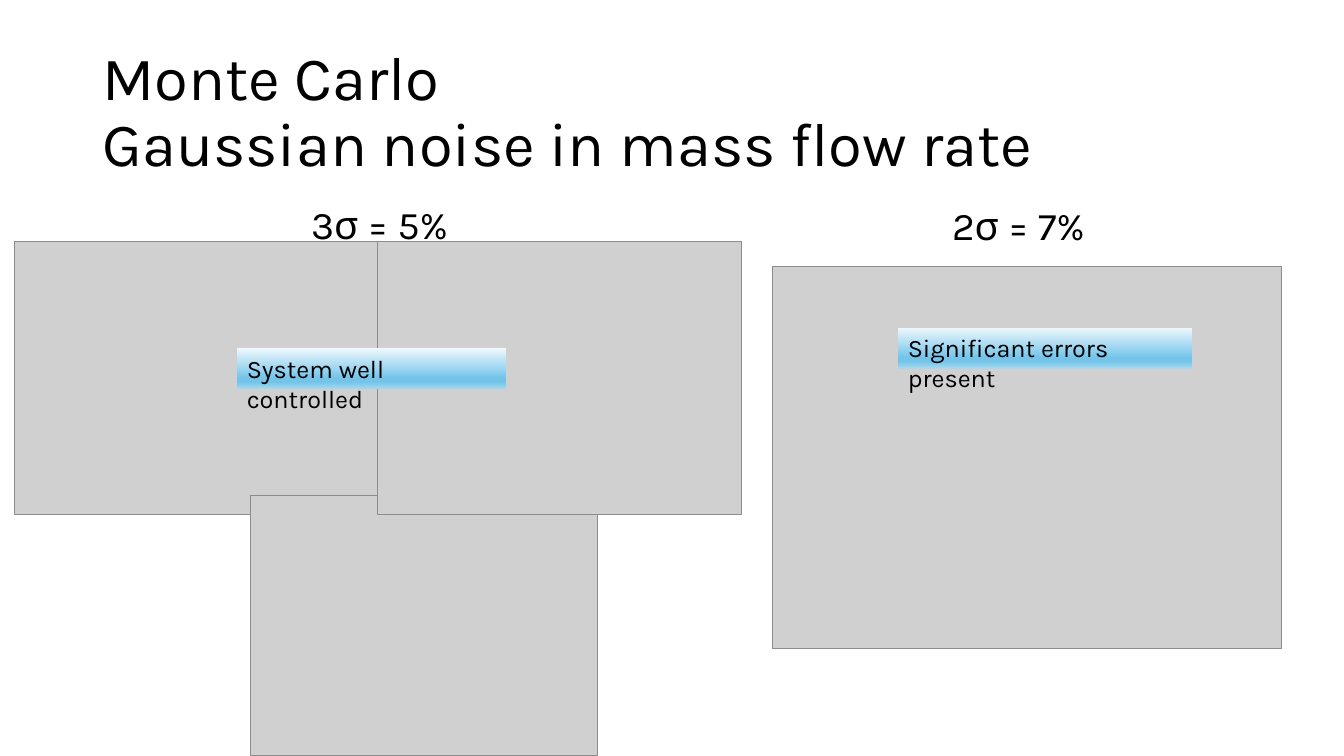
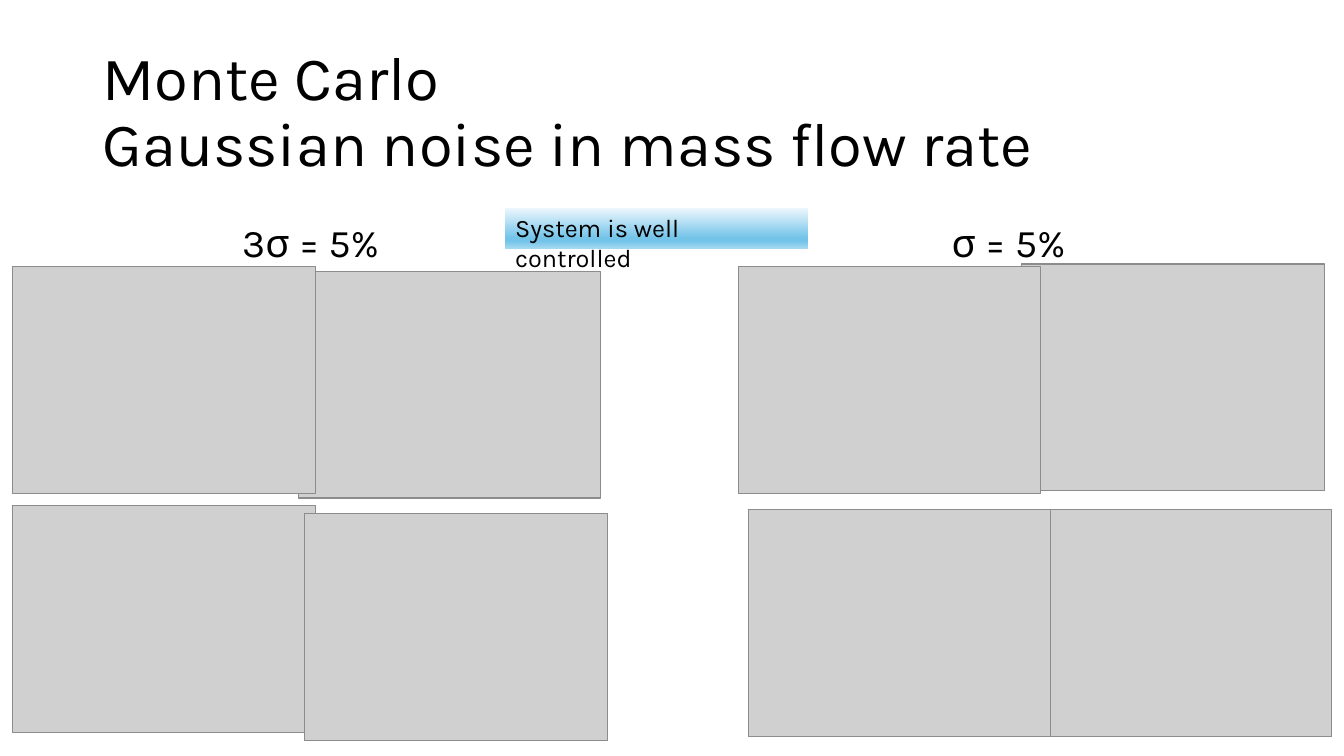
Before and after one commit to aeroNJneer/asen6015, a slide deck: slide 7 of hwk/project/report/NicoleJames_presentation.pptx (slide 8 before the commit). Drawn at 1344x756 pixels with LibreOffice and Linux fonts; fonts in the diff are those of the drawing; grey boxes stand for pictures. Boxes give left, top, right and bottom in pixels: in the first picture for what was removed or moved away, otherwise in the second. Text is boxed around its words. In the diff, an @@ line names an element or a change of style, - is before the commit and + after.

```diff
--- a/hwk/project/report/NicoleJames_presentation.pptx
+++ b/hwk/project/report/NicoleJames_presentation.pptx
@@ rectangle "System is well controlled": place and size @@
-rectangle "System is well controlled" at [237, 348, 506, 388]
+rectangle "System is well controlled" at [505, 208, 808, 248]
@@ text "3σ = 5%" rewrapped from [398, 214, 449, 249] to [329, 232, 380, 258] @@
@@ text in rectangle at [515, 215, 679, 274]: text changed @@
-System well controlled
+System is well controlled
@@ text at [952, 232, 1066, 268]: text changed @@
-2σ = 7%
+σ = 5%
@@ picture: place and size @@
-picture at [14, 242, 378, 514]
+picture at [13, 267, 316, 494]
@@ picture removed at [378, 242, 742, 514] @@
@@ picture added at [739, 267, 1042, 494] @@
@@ picture removed at [772, 266, 1281, 648] @@
@@ picture added at [1022, 264, 1325, 491] @@
@@ picture added at [298, 271, 601, 498] @@
@@ rectangle removed at [898, 328, 1193, 368] @@
-Significant errors present
@@ picture added at [13, 505, 316, 732] @@
@@ picture: place and size @@
-picture at [250, 496, 598, 756]
+picture at [306, 514, 608, 741]
@@ picture added at [749, 510, 1052, 737] @@
@@ picture added at [1029, 510, 1332, 737] @@
```
Also in this commit, not shown: 2 other slides changed, 1 slide removed, 19 other files.
